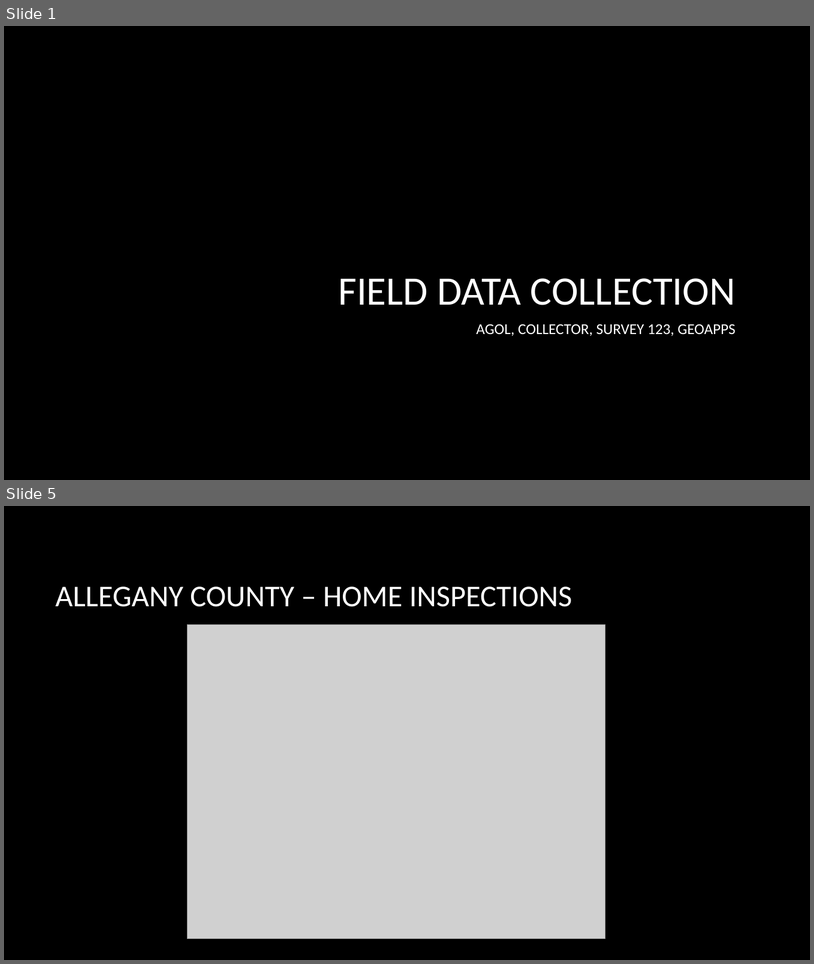
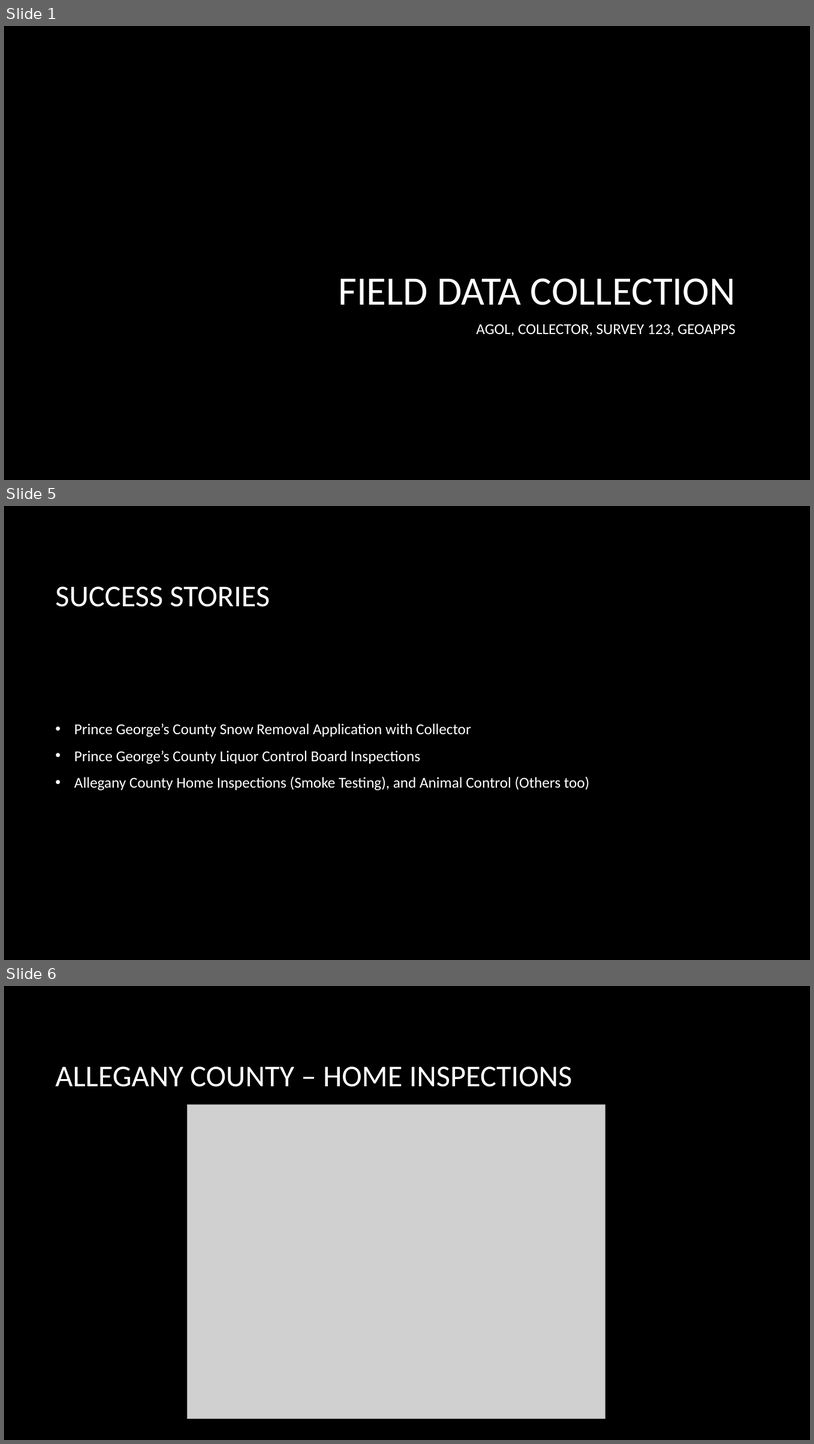
Before and after one commit to jbchurchill/current_presentations, a slide deck: FieldDataCollection.pptx. Shown one above the other, each under a label of ours: slides 1 and 5 before the commit, slides 1, 5 and 6 after it; the slides between them are not shown. The pictures are 814x964 and 814x1444 pixels, drawn with LibreOffice and Linux fonts; fonts in the diff are those of the drawing; grey boxes stand for pictures; background and template pictures are left out. Boxes give left, top, right and bottom in pixels: in the first picture for what was removed or moved away, otherwise in the second. Text is boxed around its words. In the diff, an @@ line names an element or a change of style, - is before the commit and + after.

```diff
--- a/FieldDataCollection.pptx
+++ b/FieldDataCollection.pptx
@@ slide 5 added at <box>4,506,810,960</box>, background picture (left out) @@
@@ title added at <box>56,586,270,607</box>, 36 pt, text #FFFFFF @@
+SUCCESS STORIES
@@ text added at <box>74,723,590,790</box>, 18 pt, text #FFFFFF @@
+• Prince George’s County Snow Removal Application with Collector
+• Prince George’s County Liquor Control Board Inspections
+• Allegany County Home Inspections (Smoke Testing), and Animal Control (Others too)
@@ what was slide 5 is now slide 6 @@
```
Also in this commit, not shown: 1 slide changed, 2 other slides added, 1 slide removed, 6 other files.
